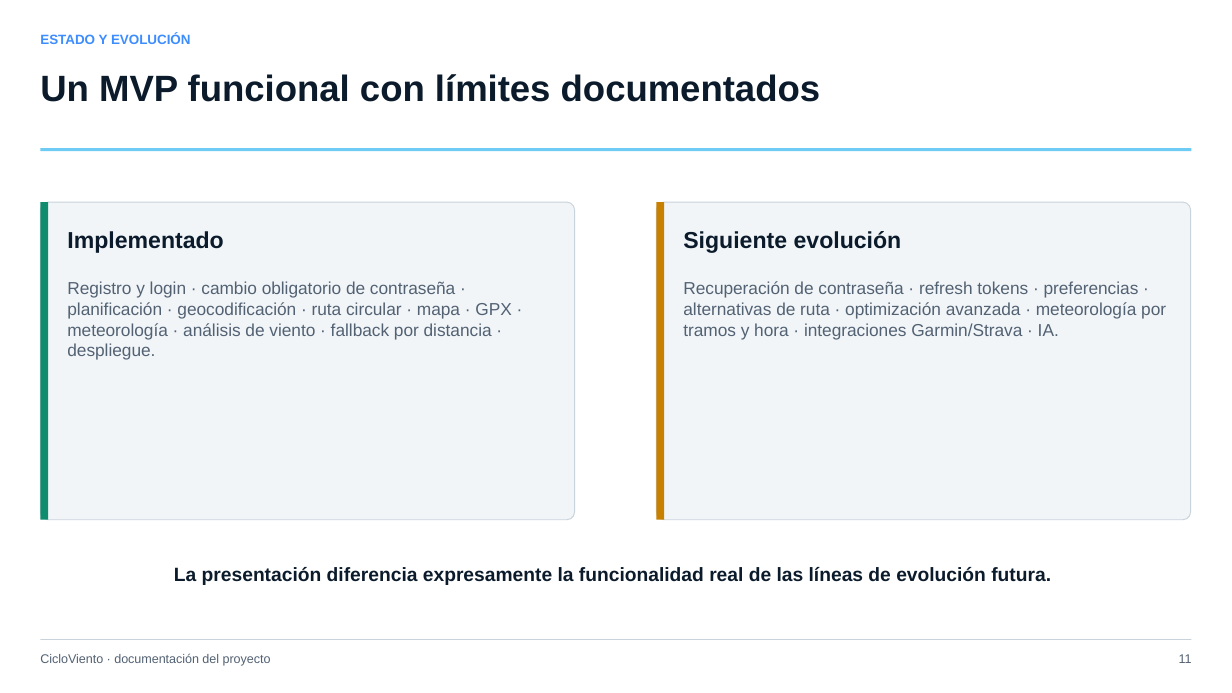
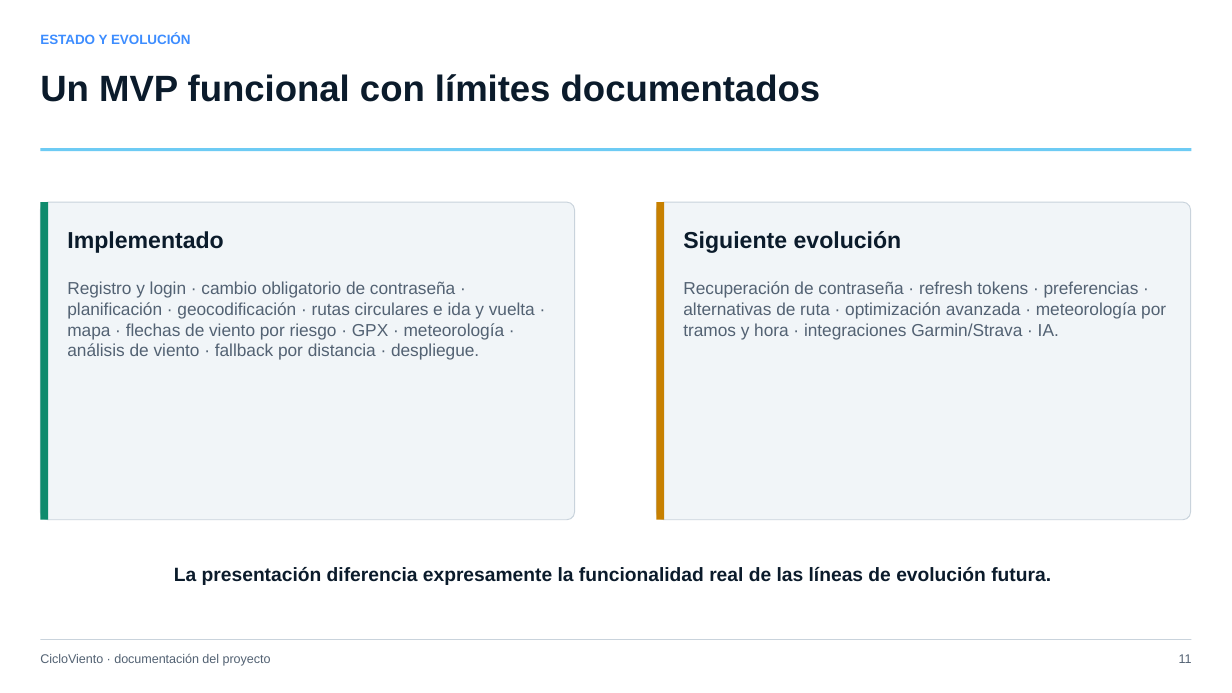
Before and after one commit to FerMacDev/CicloViento, a slide deck: slide 11 of outputs/CicloViento-presentacion-proyecto.pptx. Drawn at 1232x693 pixels with LibreOffice and Linux fonts; fonts in the diff are those of the drawing. Boxes give left, top, right and bottom in pixels: in the first picture for what was removed or moved away, otherwise in the second. Text is boxed around its words. In the diff, an @@ line names an element or a change of style, - is before the commit and + after.

```diff
--- a/outputs/CicloViento-presentacion-proyecto.pptx
+++ b/outputs/CicloViento-presentacion-proyecto.pptx
@@ text at (67,281,535,360): text changed @@
-Registro y login · cambio obligatorio de contraseña · planificación · geocodificación · ruta circular · mapa · GPX · meteorología · análisis de viento · fallback por distancia · despliegue.
+Registro y login · cambio obligatorio de contraseña · planificación · geocodificación · rutas circulares e ida y vuelta · mapa · flechas de viento por riesgo · GPX · meteorología · análisis de viento · fallback por distancia · despliegue.
```
Also in this commit, not shown: 7 other slides changed.
